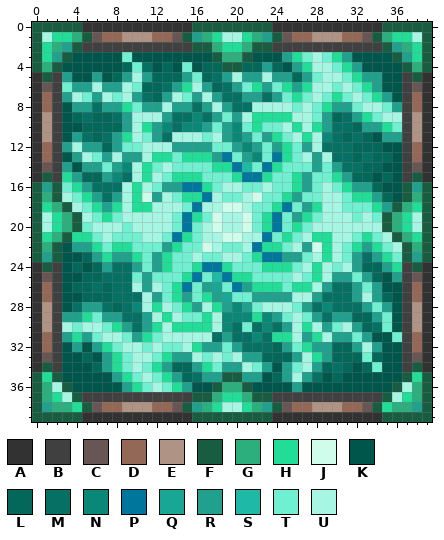
One commit to this pixel-art sprite: icon.png. The picture above was drawn from the file before the commit.
The file is 80x80 pixels, drawn in blocks of 2x2; one block is one cell here. Colours within 5 levels of each other are drawn and written as one.
Palette (. is transparent): A #323232  B #404040  C #685654  D #936857  E #af9385  F #185d42  G #2daf7d  H #22dd97  J #d0fdeb  K #00564b  L #03675a  M #057063  N #0b8777  P #00769d  Q #17a794  R #21a08d  S #1fbaa6  T #71efd1  U #a7f5e3
Pixels before, first column x 0:
 0 FFFFFAAAAAAAAAAAFFFFFFFFAAAAAAAAAAAFFFFF
 1 FUHHGFCDDEEEDDCFRGHUUHGRFCDDEEEDDCFGHHUF
 2 FHGRFBBBBBBBBBBBFFGHHGFFBBBBBBBBBBBFRGHF
 3 FHRFKKKKKTKKKKKKKKFGGFKKKRHTUTHRKKKKFRHF
 4 FGFKKKKKKLTMKLKTKLLFFLLRLKRHUUTHRKKKKFGF
 5 AFBRKKRKLRURLLLRTLMRURRURRLRTUUTHRRKKBFA
 6 ACBTRRURRUTLLMRHURLMRTHRTHRHUUTUTHRKKBCA
 7 ADBRUTRUTURMLRUTRURMMRRMRTHTUTHTUTHRKBDA
 8 ADBKRRMRRHTRRURRMRURMMUUUUTUTHRRTUUTRBDA
 9 AEBKLMLLMRUUURMMNMRTRUHHHHUUTRLMRHTUUBEA
10 AEBKKLLLLRUHRNMNNRTRNTHTTUHUHRMMLRRHTBEA
11 AEBKRMLMRHUTRMUUUTURNRTRHTUHUNMLMLKRRBEA
12 ADBRURRLRTTUUURRRRTTRNRTRHTRUMMMLLLKKBDA
13 ADBKRUTRURRUHHTHHHRPTRNTPHTURUMMLMLLKBDA
14 ACBRKRRTRNUHTUTTTTHHPSTPHTTTRTRMMLLKKBCA
15 AFBHRLLRNMUHUTHHHTTTHPPHTTHRTTHRLLKLKBFA
16 FRFTHRMMMUHUTRRPPHTUUTTUTTHRTUTHRRLKKFRF
17 FGFUTHRMRUHJRUTHHPUTTUJTTHRTTUUTHHRLKFGF
18 FHGFUTHRHUHHUUUTPUUJJUTTHPTRHUUTTTHRFGHF
19 FUHGFUTHTUUUUUTPHTJUUJTHPTRHTUUUTUTFGHUF
20 FUHGFTUUUTUUUUTPTUJUUJTHPTHTUUUUUUUFGHUF
21 FHGFHHTUTTTUUTPHTUUJJUUPTHTUHHUUTHTUFGHF
22 FGFKRRHTHHTTTRHTTJUTTUPHHTURJHUTHRHTUFGF
23 FRFKKLRHRRHTRHTTUTTUUTHPPRRTUHUTRMRHTFRF
24 AFBKLKLRMMRTRHTTHPPHTTTHHHTUHUTURLLRHBFA
25 ACBKKLLMMMTRTTTHPTSPHHTTTTUTHURRTRLKRBCA
26 ADBKLLMLMMURUTHPTRQTPRHHHTHHURMMRTRKKBDA
27 ADBKKLLLMMMURTHRTHRQTTRRRRUURMMMRURLKBDA
28 AEBKMRRMLMNUHUTHRUHRNRTUUUTRMNMMMRTRKBEA
29 AEBRRHTRRMMRUHUTTHUNNNHNRTUTRMRRLLRTKBEA
30 AEBUTUUTHRMRHUHHHHUNMTMNMRUHURTURLMTKBEA
31 ADBRHRTUUTRHTUUUUUMRMMNMHHURHURRTRKKTBDA
32 ADBKRKRHTUUTUTTUHRRTRMMMLRTHRRLLRURKKBDA
33 ACBKKLKRHTUUTHRRUTUTURRLLLRUHRLLLTLKKBCA
34 AFBKKKLRHTUTHRLLRHTRRUTRKRTURLMLKLTKKBFA
35 FHFKKKKKRHTUTHRLMRRFFRRKLRURMKLKKKKKKFHF
36 FGUFKKKKKRHTUTHRKKFGGFKKKKRKKKKKKKKKFUGF
37 FGHUFBBBBBBBBBBBFFGHHGFFBBBBBBBBBBBFUHGF
38 FRGGHFCDDEEEDDCFRGHUUHGRFCDDEEEDDCFHGGRF
39 FFFFFAAAAAAAAAAAFFFFFFFFAAAAAAAAAAAFFFFF
New version:
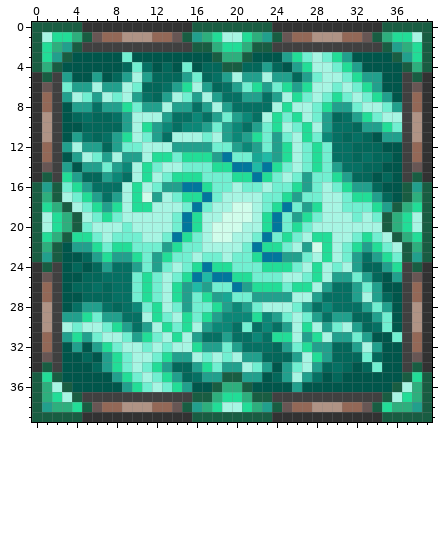
The exact change:
{"y":7,"x":25,"old":"T","new":"U"}
{"y":8,"x":22,"old":"UU","new":"MM"}
{"y":8,"x":25,"old":"UT","new":"HU"}
{"y":9,"x":21,"old":"UHH","new":"NMU"}
{"y":9,"x":25,"old":"HU","new":"TH"}
{"y":10,"x":21,"old":"TH","new":"MR"}
{"y":10,"x":24,"old":"T","new":"H"}
{"y":10,"x":26,"old":"HUH","new":"THU"}
{"y":11,"x":22,"old":"TRH","new":"HTR"}
{"y":11,"x":28,"old":"U","new":"T"}
{"y":12,"x":26,"old":"TRUM","new":"UTHT"}
{"y":13,"x":21,"old":"RNTP","new":"TQSR"}
{"y":13,"x":26,"old":"TURU","new":"UTHT"}
{"y":14,"x":14,"old":"T","new":"U"}
{"y":14,"x":21,"old":"ST","new":"PS"}
{"y":14,"x":26,"old":"T","new":"U"}
{"y":14,"x":28,"old":"R","new":"H"}
{"y":15,"x":21,"old":"P","new":"H"}
{"y":15,"x":25,"old":"TH","new":"UT"}
{"y":16,"x":19,"old":"U","new":"T"}
{"y":17,"x":18,"old":"UTT","new":"TUU"}
{"y":17,"x":22,"old":"J","new":"U"}
{"y":18,"x":17,"old":"U","new":"T"}
{"y":18,"x":19,"old":"J","new":"U"}
{"y":18,"x":21,"old":"UT","new":"JU"}
{"y":19,"x":17,"old":"TJUU","new":"UUJJ"}
{"y":19,"x":22,"old":"T","new":"U"}
{"y":20,"x":16,"old":"T","new":"H"}
{"y":20,"x":19,"old":"UUJT","new":"JJUU"}
{"y":21,"x":18,"old":"U","new":"J"}
{"y":21,"x":20,"old":"J","new":"U"}
{"y":21,"x":22,"old":"U","new":"T"}
{"y":22,"x":17,"old":"J","new":"U"}
{"y":22,"x":19,"old":"TTU","new":"UUT"}
{"y":23,"x":20,"old":"U","new":"T"}
{"y":24,"x":13,"old":"HT","new":"TU"}
{"y":24,"x":18,"old":"P","new":"H"}
{"y":25,"x":11,"old":"R","new":"H"}
{"y":25,"x":13,"old":"T","new":"U"}
{"y":25,"x":17,"old":"TS","new":"SP"}
{"y":25,"x":25,"old":"T","new":"U"}
{"y":26,"x":10,"old":"URUT","new":"THTU"}
{"y":26,"x":15,"old":"PT","new":"RS"}
{"y":26,"x":18,"old":"Q","new":"T"}
{"y":27,"x":10,"old":"MURT","new":"THTU"}
{"y":28,"x":11,"old":"U","new":"T"}
{"y":28,"x":15,"old":"HRU","new":"RTT"}
{"y":29,"x":11,"old":"RUH","new":"UHT"}
{"y":29,"x":15,"old":"T","new":"H"}
{"y":29,"x":18,"old":"U","new":"R"}
{"y":30,"x":12,"old":"HUH","new":"UHT"}
{"y":30,"x":16,"old":"HHU","new":"URN"}
{"y":31,"x":14,"old":"U","new":"H"}
{"y":31,"x":16,"old":"UU","new":"RM"}
{"y":32,"x":14,"old":"T","new":"U"}
